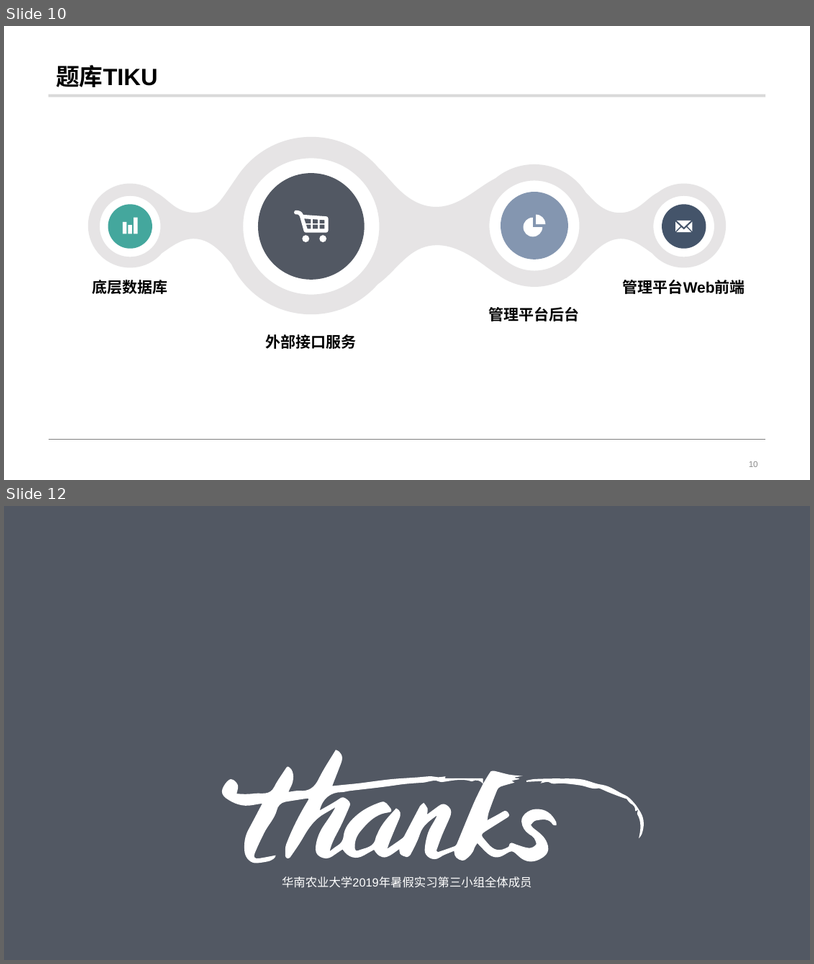
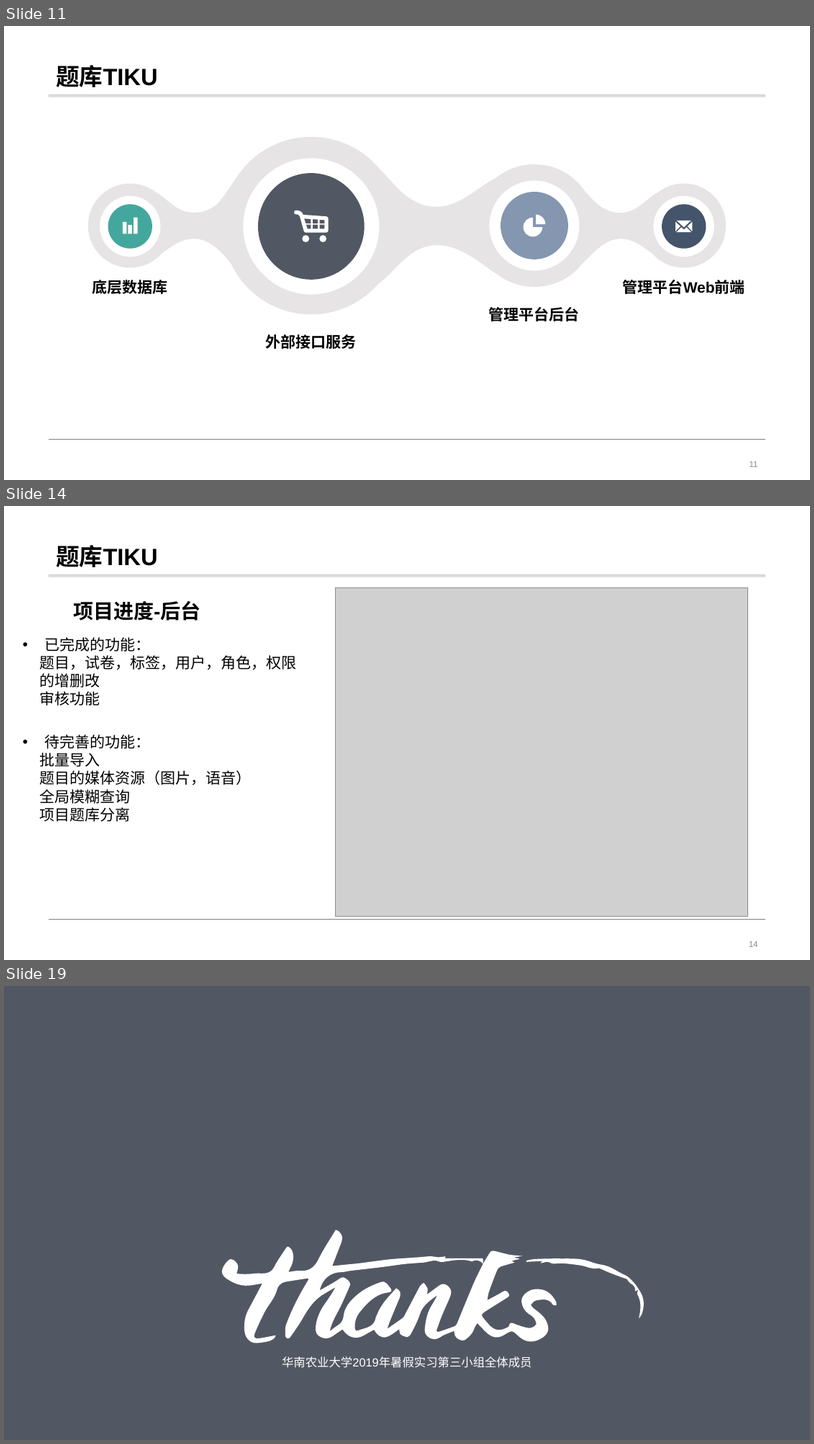
Before and after one commit to scau-tuzi/tiku, a slide deck: doc/prjmgnt/汇报的.pptx. Shown one above the other, each under a label of ours: slides 10 and 12 before the commit, slides 11, 14 and 19 after it; the slides between them are not shown. The pictures are 814x964 and 814x1444 pixels, drawn with LibreOffice and Linux fonts; fonts in the diff are those of the drawing; grey boxes stand for pictures; background and template pictures are left out. Boxes give left, top, right and bottom in pixels: in the first picture for what was removed or moved away, otherwise in the second. Text is boxed around its words. In the diff, an @@ line names an element or a change of style, - is before the commit and + after.

```diff
--- a/doc/prjmgnt/汇报的.pptx
+++ b/doc/prjmgnt/汇报的.pptx
@@ slide 14 added at box(4, 506, 810, 960), background #FFFFFF; not listed: 2 template elements that a slide beside it also shows @@
@@ title added at box(56, 545, 157, 567), 28 pt, text #000000, bold @@
+题库TIKU
@@ picture added at box(335, 587, 748, 916) @@
@@ text added at box(73, 601, 201, 620), 24 pt, text #000000, bold @@
+项目进度-后台
@@ text added at box(39, 637, 296, 705), 18 pt, text #000000 @@
+• 已完成的功能：
+题目，试卷，标签，用户，角色，权限
+的增删改
+审核功能
@@ text added at box(39, 734, 251, 821), 18 pt, text #000000 @@
+• 待完善的功能：
+批量导入
+题目的媒体资源（图片，语音）
+全局模糊查询
+项目题库分离
@@ page number added at box(749, 941, 759, 947), 10 pt, text #8C8C8C @@
+14
@@ what was slide 10 is now slide 11 @@
@@ page number at box(750, 461, 759, 467): text changed @@
-10
+11
@@ what was slide 12 is now slide 19 @@
```
Also in this commit, not shown: 2 slides changed, 6 other slides added.
